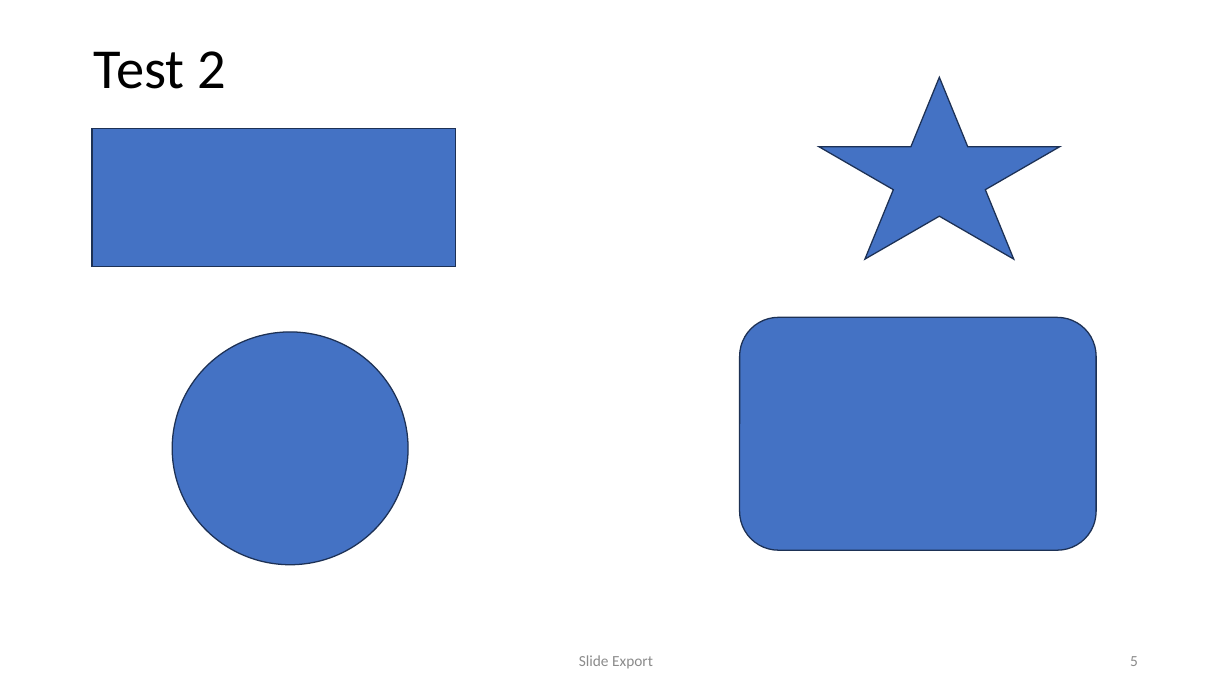
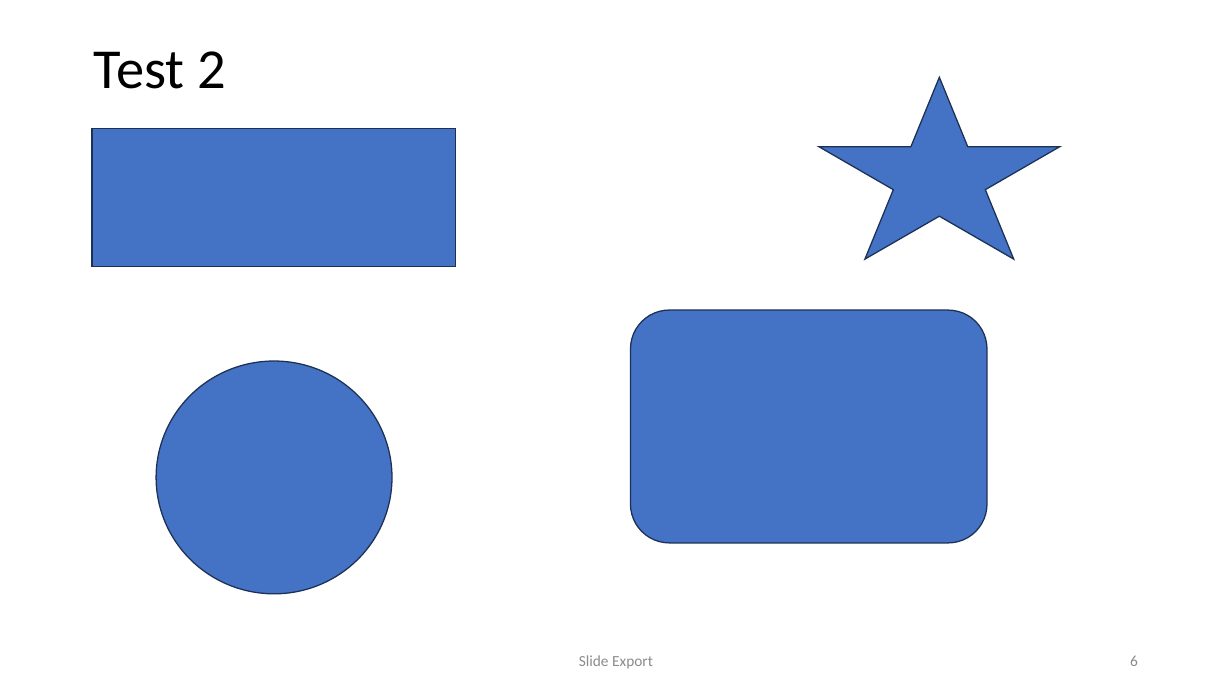
Before and after one commit to frankoemig/SlideExport, a slide deck: slide 6 of Slide-Export.pptm (slide 5 before the commit). Drawn at 1232x693 pixels with LibreOffice and Linux fonts; fonts in the diff are those of the drawing. Boxes give left, top, right and bottom in pixels: in the first picture for what was removed or moved away, otherwise in the second. Text is boxed around its words. In the diff, an @@ line names an element or a change of style, - is before the commit and + after.

```diff
--- a/Slide-Export.pptm
+++ b/Slide-Export.pptm
@@ rounded rectangle: place and size @@
-rounded rectangle at (740, 318, 1097, 551)
+rounded rectangle at (630, 311, 987, 543)
@@ ellipse: place and size @@
-ellipse at (172, 332, 408, 565)
+ellipse at (156, 361, 392, 594)
@@ page number at (1130, 655, 1138, 666): text changed @@
-5
+6
```
Also in this commit, not shown: 1 slide added.
